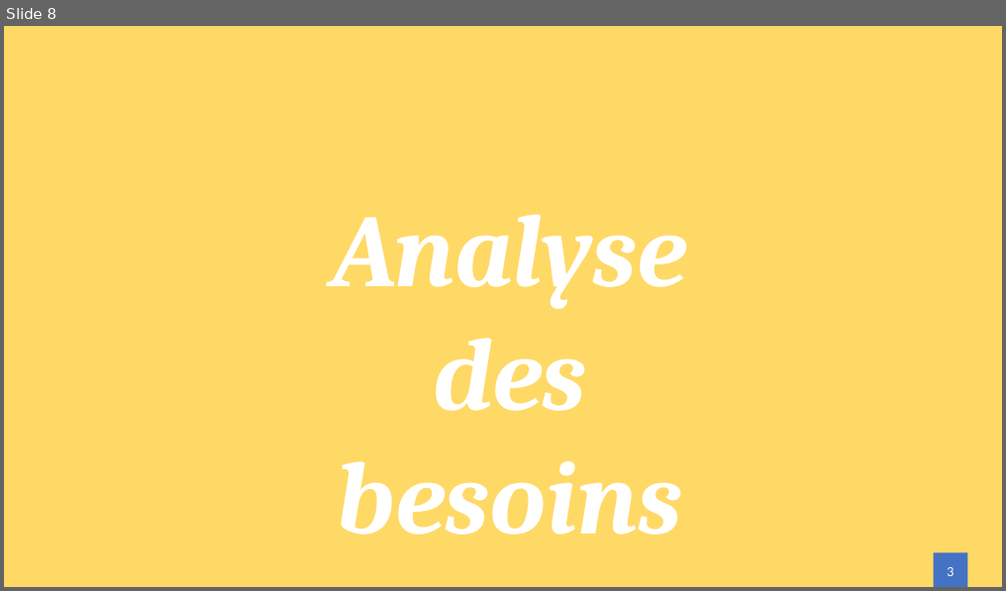
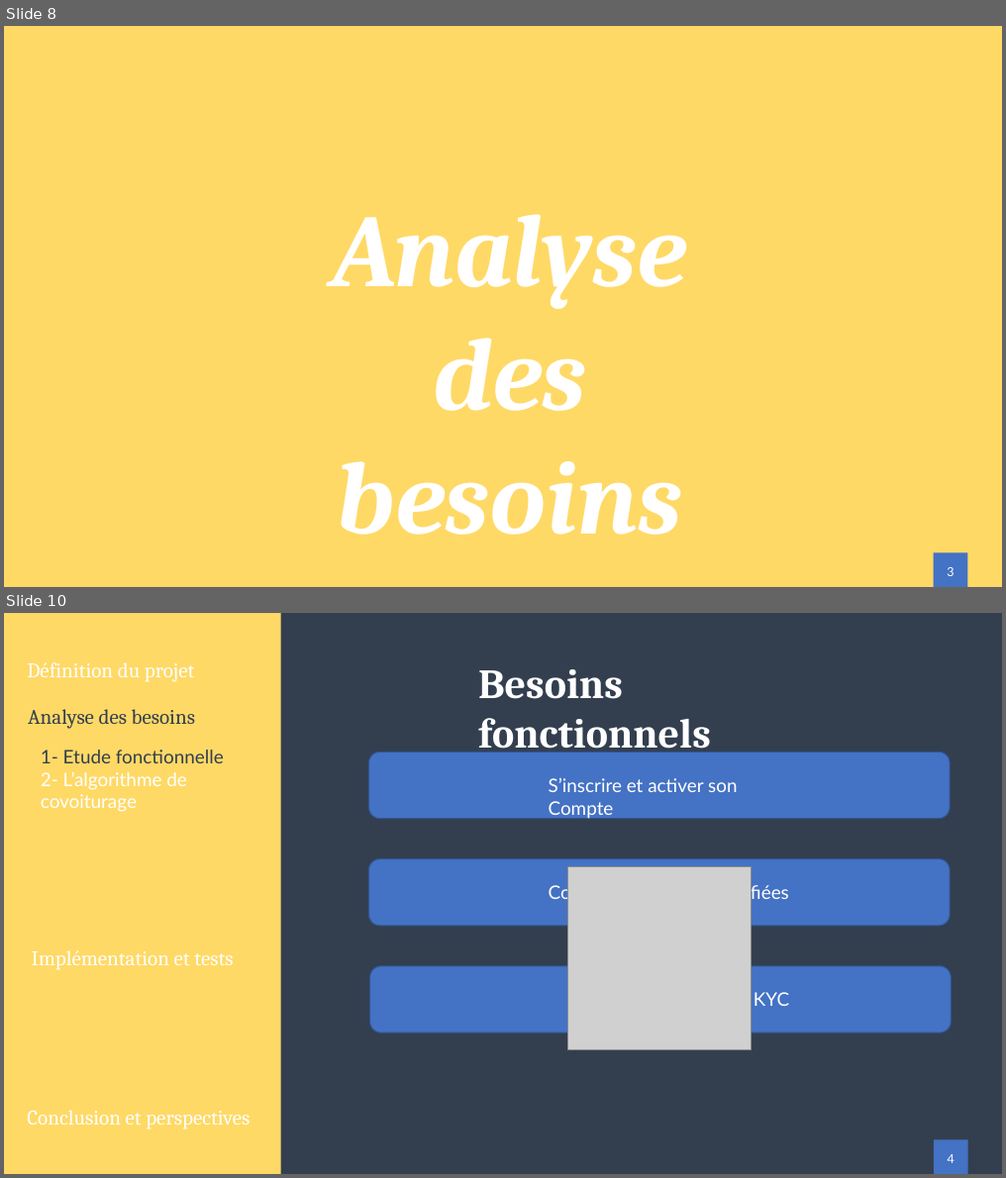
Before and after one commit to Zeuzif/thesis, a slide deck: presentation/Presentation.pptx. Shown one above the other, each under a label of ours: slide 8 before the commit, slides 8 and 10 after it; the slides between them are not shown. The pictures are 1006x591 and 1006x1178 pixels, drawn with LibreOffice and Linux fonts; fonts in the diff are those of the drawing; grey boxes stand for pictures. Boxes give left, top, right and bottom in pixels: in the first picture for what was removed or moved away, otherwise in the second. Text is boxed around its words. In the diff, an @@ line names an element or a change of style, - is before the commit and + after.

Commit message:
pres besoins

```diff
--- a/presentation/Presentation.pptx
+++ b/presentation/Presentation.pptx
@@ slide 10 added at [4,613,1002,1174], background #FFFFFF @@
@@ rectangle added at [4,613,1002,1174], fill #333F50 @@
@@ rectangle added at [4,613,281,1174], fill #FFD966 @@
@@ text added at [27,663,195,682], 20 pt, text #FFFFFF @@
+Définition du projet
@@ text added at [478,669,711,759], 40 pt, text #FFFFFF, bold @@
+Besoins fonctionnels
@@ text added at [28,709,195,729], 20 pt, text #333F50 @@
+Analyse des besoins
@@ text added at [41,750,224,812], 18 pt, text #FFFFFF @@
+1- Etude fonctionnelle
+2- L’algorithme de covoiturage
@@ rounded rectangle added at [368,753,949,819], fill #4472C4, outline #325491 1 pt @@
@@ text added at [548,778,737,819], 18 pt, text #FFFFFF @@
+S’inscrire et activer son Compte
@@ rounded rectangle added at [368,860,949,926], fill #4472C4, outline #325491 1 pt @@
@@ picture added at [567,866,751,1051] @@
@@ text added at [548,883,788,904], 18 pt, text #FFFFFF @@
+Consulter les offres planifiées
@@ rectangle added at [23,928,33,961], fill #FFD966 @@
@@ text added at [32,951,233,970], 20 pt, text #FFFFFF @@
+Implémentation et tests
@@ rounded rectangle added at [370,966,951,1033], fill #4472C4, outline #325491 1 pt @@
@@ text added at [753,992,789,1006], 18 pt, text #FFFFFF @@
+Terminer le processus KYC
@@ text added at [27,1110,250,1130], 20 pt, text #FFFFFF @@
+Conclusion et perspectives
@@ rectangle added at [23,1142,33,1174], fill #FFD966 @@
@@ rectangle added at [934,1140,968,1174], fill #4472C4 @@
@@ text added at [947,1155,954,1163], 12 pt, text #FFFFFF @@
+4
```
Also in this commit, not shown: 2 slides changed, 5 other slides added, 10 other files.
